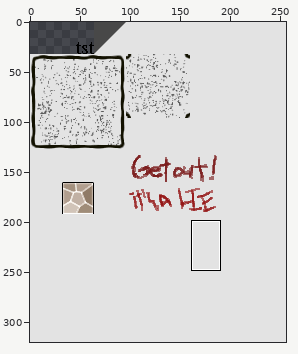
Edited in one commit: sprite sheet (Rogue/asset/image/rg_tiles.png). Above: a wide view before the commit, with the close-up outlined.
Close-up. The starting point:
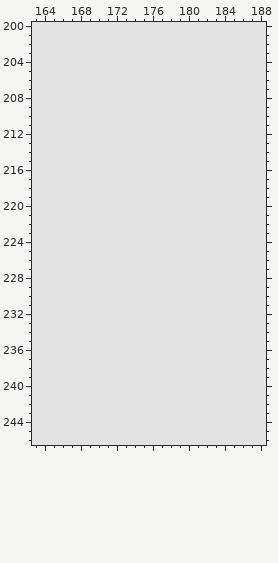
The file is 256x320 pixels. Colours within 5 levels of each other are drawn and written as one. Shown: x 163..188, y 200..246. The commit also changed other parts of the picture, which this record leaves out.
The same view after the edit:
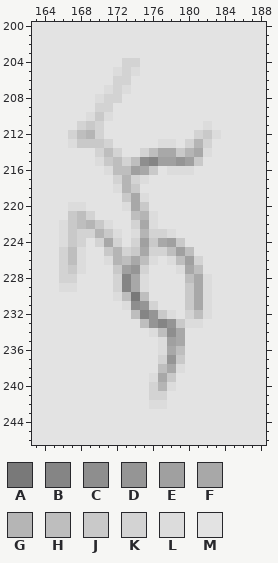
Palette (. is transparent): A #797979  B #858585  C #8e8e8e  D #959595  E #a0a0a0  F #a8a8a8  G #b5b5b5  H #bebebe  J #c9c9c9  K #d3d3d3  L #dcdcdc  M #e3e3e3
Diff:
y 204: x 173..174 MM -> KK
y 205: x 172..174 MMM -> LKL
y 206: x 172..173 MM -> KK
y 207: x 171..173 MMM -> LKL
y 208: x 170..172 MMM -> LKK
y 209: x 170..171 MM -> KK
y 210: x 169..171 MMM -> LJL
y 211: x 168..170 MMM -> KJK; x 182 M -> L
y 212: x 167..170 MMMM -> KHGK; x 181..183 MMM -> KJL
y 213: x 167..171 MMMMM -> LJJJK; x 177..178 MM -> LL; x 180..182 MMM -> KGK
y 214: x 170..172 MMM -> KHK; x 175..182 MMMMMMMM -> KHFFJGFL
y 215: x 170..181 MMMMMMMMMMMM -> LJHKHCBEEDEJ
y 216: x 171..176 MMMMMM -> LHHEFJ; x 178..180 MMM -> LLL
y 217: x 172..175 MMMM -> KGKL
y 218: x 172..174 MMM -> LGJ
y 219: x 173..175 MMM -> JFL
y 220: x 167..168 MM -> LL; x 173..175 MMM -> LFJ
y 221: x 167..169 MMM -> JHK; x 174..176 MMM -> HGL
y 222: x 166..171 MMMMMM -> LJHGJL; x 174..176 MMM -> KFL
y 223: x 166..172 MMMMMMM -> LJKKGJL; x 174..178 MMMMM -> LGKKL
y 224: x 166..168 MMM -> LJK; x 170..172 MMM -> KFK; x 174..179 MMMMMM -> KEJFEJ
y 225: x 166..168 MMM -> KHL; x 171..180 MMMMMMMMMM -> JGKJFKKHEH
y 226: x 166..168 MMM -> KHL; x 171..176 MMMMMM -> LGHFHL; x 178..181 MMMM -> LHEK
y 227: x 166..168 MMM -> KJL; x 172..175 MMMM -> JEDK; x 179..181 MMM -> LFH
y 228: x 166..167 MM -> KK; x 172..175 MMMM -> KBFL; x 180..182 MMM -> HFL
y 229: x 166..167 MM -> LL; x 172..175 MMMM -> KBFL; x 180..182 MMM -> JFL
y 230: x 172..175 MMMM -> LHAH; x 180..182 MMM -> JFL
y 231: x 173..176 MMMM -> LCDK; x 180..182 MMM -> JFL
y 232: x 174..178 MMMMM -> HBDJL; x 180..182 MMM -> KHL
y 233: x 175..181 MMMMMMM -> HDBDJLL
y 234: x 176..179 MMMM -> LHCF
y 235: x 177..179 MMM -> LEF
y 236: x 177..179 MMM -> LFH
y 237: x 177..179 MMM -> KDJ
y 238: x 177..179 MMM -> HFL
y 239: x 176..178 MMM -> LFJ
y 240: x 176..178 MMM -> KGL
y 241: x 176..177 MM -> KK
y 242: x 176..177 MM -> LL
Where, in picture pixels (left, top, right, bottom), the same in both close-ups:
changed: (59, 58, 221, 409)
